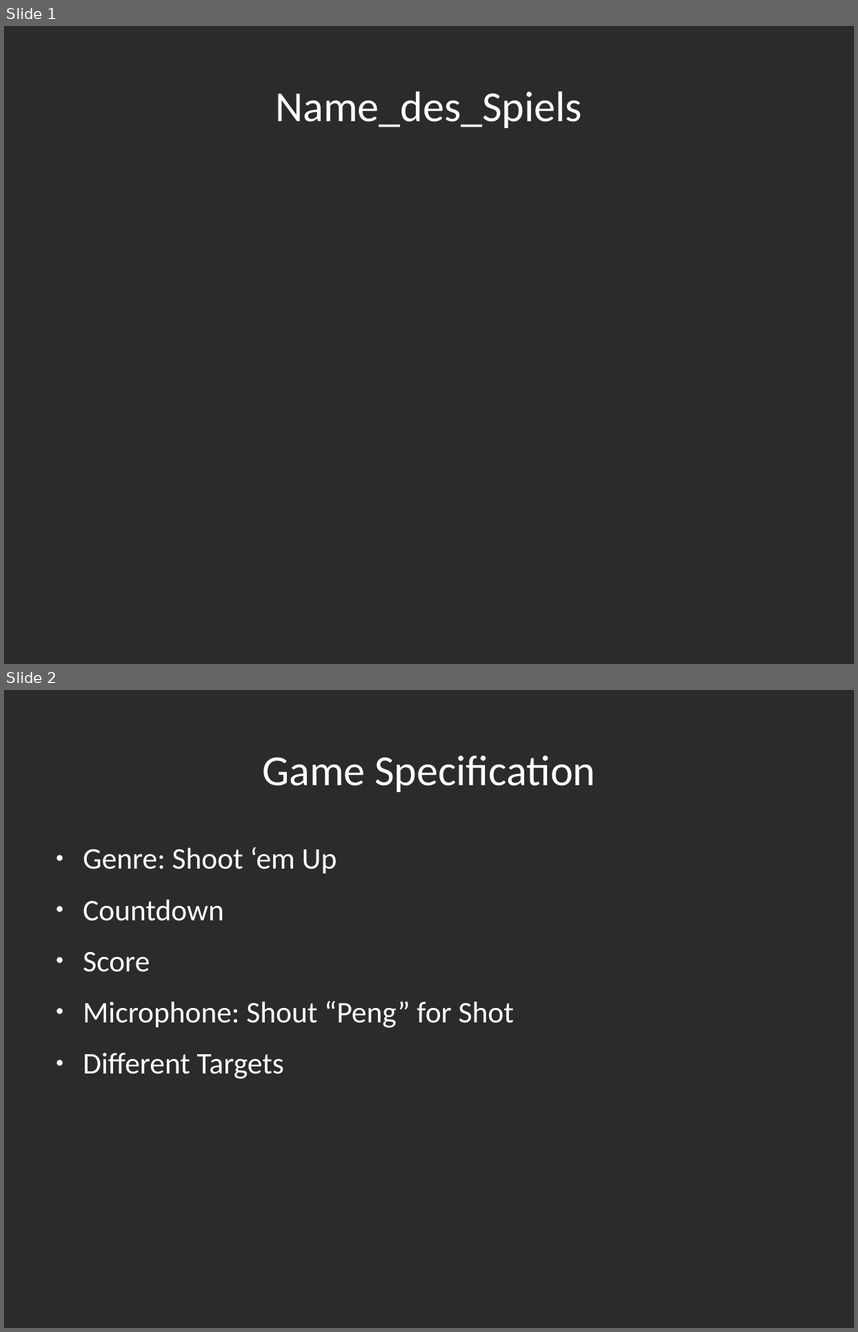
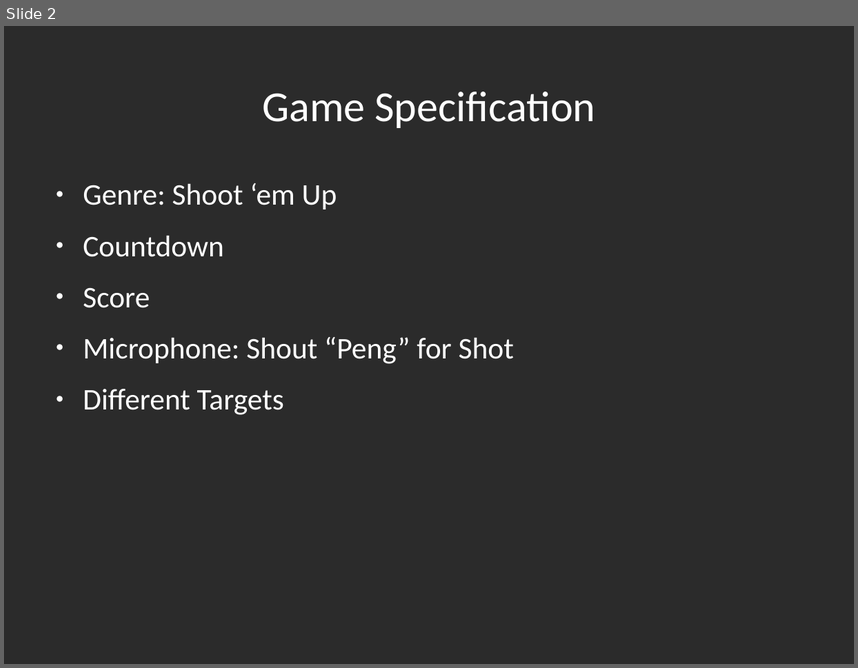
Before and after one commit to Rust-Mikrocontroller-Praktikum-2017/megamaertz, a slide deck: slides/slides.odp. Shown one above the other, each under a label of ours: slides 1 and 2 before the commit, slide 2 after it. The pictures are 858x1332 and 858x668 pixels, drawn with LibreOffice and Linux fonts; fonts in the diff are those of the drawing; background and template pictures are left out; a plain dark background stands for a picture behind light text. Boxes give left, top, right and bottom in pixels: in the first picture for what was removed or moved away, otherwise in the second. Text is boxed around its words. In the diff, an @@ line names an element or a change of style, - is before the commit and + after.

```diff
--- a/slides/slides.odp
+++ b/slides/slides.odp
@@ slide 1 removed at [4, 26, 854, 664], background picture (left out) @@
@@ title removed at [276, 92, 582, 128] @@
-Name_des_Spiels
```
Also in this commit, not shown: 1 slide changed, 1 slide added, 6 other files.
